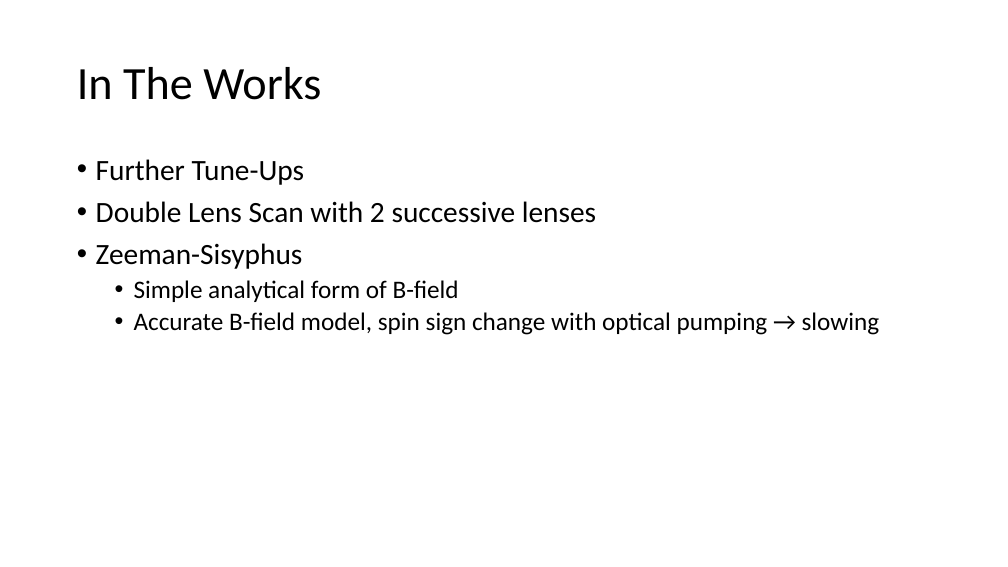
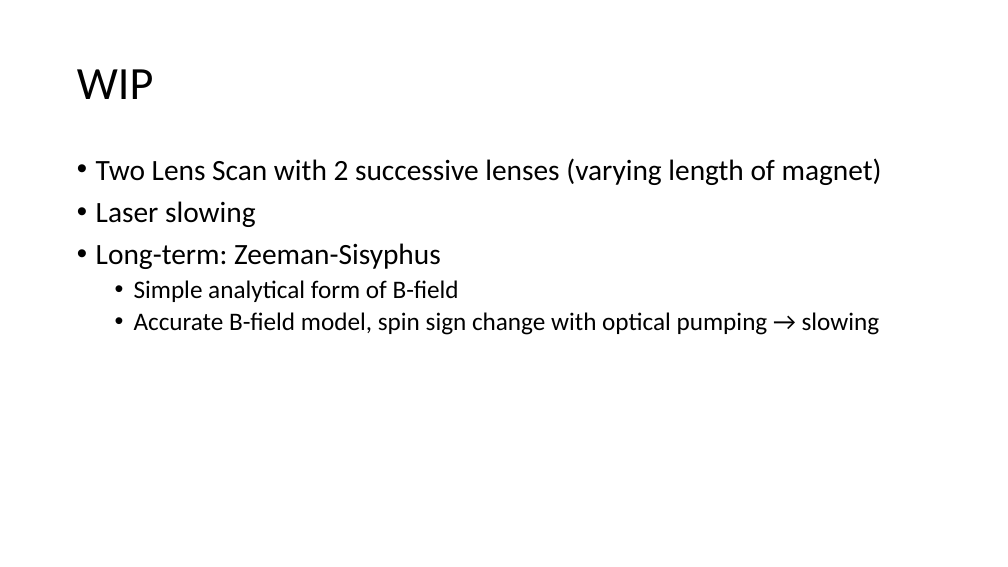
Before and after one commit to Andrew-wi/magnetic_lens, a slide deck: slide 8 of magnetic_lens_monte_carlo/Lens Presentation, Sept 1.pptx (slide 10 before the commit). Drawn at 1008x567 pixels with LibreOffice and Linux fonts; fonts in the diff are those of the drawing. Boxes give left, top, right and bottom in pixels: in the first picture for what was removed or moved away, otherwise in the second. Text is boxed around its words. In the diff, an @@ line names an element or a change of style, - is before the commit and + after.

```diff
--- a/magnetic_lens_monte_carlo/Lens Presentation, Sept 1.pptx
+++ b/magnetic_lens_monte_carlo/Lens Presentation, Sept 1.pptx
@@ title at (77, 69, 153, 99): text changed @@
-In The Works
+WIP
@@ text at (96, 158, 882, 269): text changed @@
-• Further Tune-Ups
-• Double Lens Scan with 2 successive lenses
-• Zeeman-Sisyphus
+• Two Lens Scan with 2 successive lenses (varying length of magnet)
+• Laser slowing
+• Long-term: Zeeman-Sisyphus
```
Also in this commit, not shown: 4 other slides changed, 2 slides removed, 3 other files.
